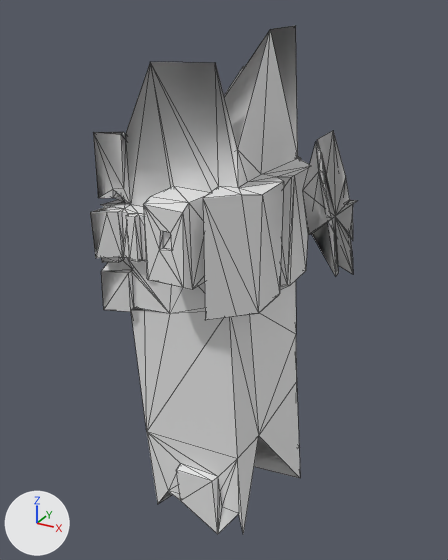
One commit to the OBJ model src/main/resources/assets/kn8/meshes/reno/leg_right.obj: the scene before it, then after it.
Rendered twice from a 50 mm camera at (0.452, -0.632, 1.046) aimed at (0.111, -0.013, 0.736). The lights are fixed; the arrows at lower left show +X, +Y and +Z. The older version comes first. Mesh edges are drawn as thin lines. Where no turn or scale is listed for an object, it has been applied to the vertices. Vertices at exactly the same position are counted once.

Names of what the first picture shows: 'leg_right'.
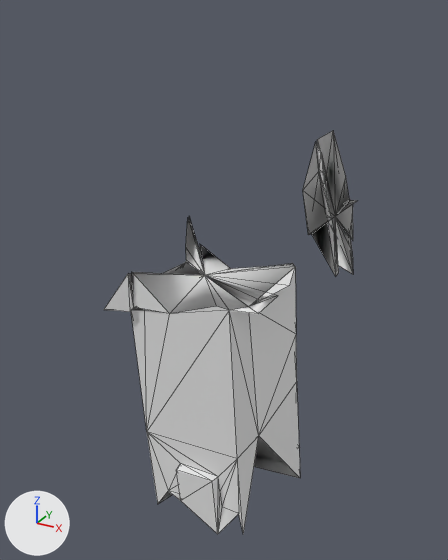
What differs and where, as boxes [x1, y1, x2, y2] in the pictures (448 x 560 px):
'leg_right', reshaped (21% shorter)
    before: [90, 26, 357, 534]
    after: [104, 131, 357, 534]
part 1 of me_leg_right, cut back
    before: [90, 26, 353, 320]
    after: [128, 177, 353, 314]

Edits to the bpy script that builds the scene:
```text
Change me_leg_right:
    used by ob_leg_right; location = (0.0, 0.0, 0.0)
    remove me_leg_right.from_pydata(...)  # 295 vertices, 581 faces; spans x -0.016..0.257, y -0.14..0.107, z 0.41..1.027
    add me_leg_right.from_pydata(...)  # 125 vertices, 241 faces; spans x -0.016..0.257, y -0.111..0.083, z 0.41..0.92
    me_leg_right part 1
    171 vertices are removed from x -0.016..0.194, y -0.14..0.107, z 0.74..1.027
    369 faces are deleted
    1 vertex is added at (0.079, -0.006, 0.733)
    29 new faces join them
    other edits to the shape of me_leg_right do not show in these pictures
```
